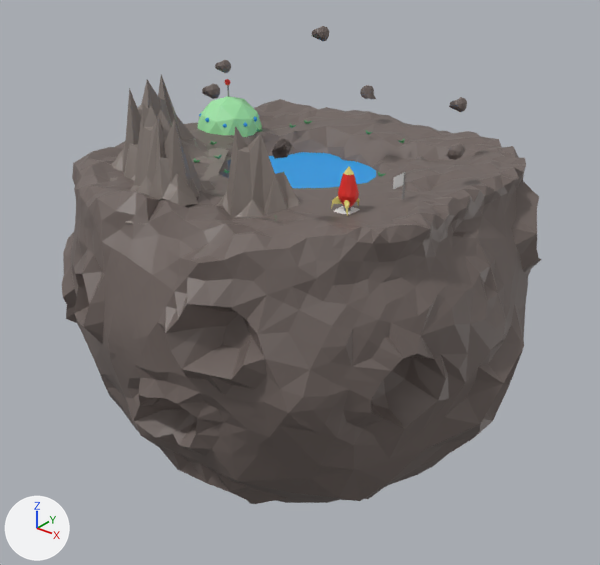
One commit to the glTF model Moon.glb: the scene before it, then after it.
Rendered twice from a 50 mm camera at (55.0, -69.8, 35.6) aimed at (-0.1, -0.9, -7.1). The axes (+X, +Y, +Z) are drawn at lower left. The lights are the same throughout. Where no turn or scale is listed for an object, it has been applied to the vertices.
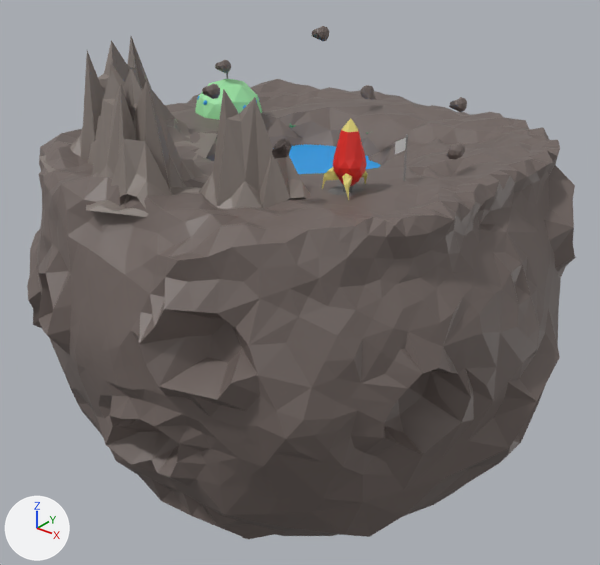
The change, as JSON lines over the scene's bpy script:
```json
{"op": "set", "path": "ob_icosphere.scale", "old": "(-28.0, -28.0, -28.0)", "new": "(-31.8, -31.8, -31.8)"}
{"op": "set", "path": "ob_water.location", "old": "(-0.4, 0.8, 5.1)", "new": "(-0.4, 0.8, 5.9)"}
{"op": "set", "path": "ob_mountains.location", "old": "(-8.8, -10.6, 5.2)", "new": "(-9.8, -13.2, 6.5)"}
{"op": "set", "path": "ob_mountains.scale", "old": "(-8.66, -8.66, -8.66)", "new": "(-10.9, -10.9, -10.9)"}
{"op": "remove", "block": "ob_icosphere_009", "code": ["ob_icosphere_009 = bpy.data.objects.new('Icosphere.009', me_icosphere_009)", "ob_icosphere_009.location = (13.0, -10.2, 9.5)"]}
{"op": "remove", "block": "ob_cone_001", "code": ["ob_cone_001 = bpy.data.objects.new('Cone.001', me_cone_002)", "ob_cone_001.location = (13.6, -11.1, 8.4)"]}
{"op": "remove", "block": "ob_cone_002", "code": ["ob_cone_002 = bpy.data.objects.new('Cone.002', me_cone_003)", "ob_cone_002.location = (11.9, -10.6, 8.4)"]}
{"op": "remove", "block": "ob_icosphere_011", "code": ["ob_icosphere_011 = bpy.data.objects.new('Icosphere.011', me_icosphere_013)", "ob_icosphere_011.location = (-16.3, 5.1, 7.2)"]}
{"op": "set", "path": "ob_icosphere_022.location", "old": "(-12.8, 4.2, 8.6)", "new": "(-12.8, 4.2, 10.7)"}
{"op": "set", "path": "ob_icosphere_022.scale", "old": "(-0.293, -0.293, -0.293)", "new": "(-0.301, -0.301, -0.301)"}
{"op": "set", "path": "ob_mountains_001.location", "old": "(-2.7, -12.5, 4.3)", "new": "(-2.7, -14.7, 6.4)"}
{"op": "set", "path": "ob_mountains_001.scale", "old": "(-8.66, -8.66, -8.66)", "new": "(-10.3, -10.3, -10.3)"}
```

Boxes (x1, y1, x2, y2) around the edits, measured in the pictures (600 x 565 px):
```json
{"object": "Icosphere", "change": "rescaled", "before": [62, 99, 542, 504], "after": [27, 79, 576, 539], "on screen": "14% wider, 14% taller"}
{"object": "Mountains.001", "change": "moved, rescaled", "before": [124, 103, 301, 224], "after": [86, 63, 311, 217], "on screen": "27% wider, 27% taller"}
{"object": "Mountains", "change": "moved, rescaled", "before": [110, 75, 229, 207], "after": [39, 36, 218, 209]}
{"object": "Water", "change": "moved", "before": [269, 152, 376, 188], "after": [289, 145, 380, 174]}
{"object": "Icosphere.011", "change": "deleted", "before": [198, 96, 262, 137], "on screen": "green"}
{"object": "Icosphere.022", "change": "moved, rescaled", "before": [243, 122, 247, 127], "after": [195, 73, 262, 120]}
{"object": "Icosphere.009", "change": "deleted", "before": [338, 167, 359, 207], "on screen": "red"}
{"object": "Cone.002", "change": "deleted", "before": [331, 196, 341, 209]}
{"object": "Cone.001", "change": "deleted", "before": [344, 200, 350, 216]}
{"object": "Plane", "change": "unchanged, uncovered by the edit", "before": [334, 206, 360, 214], "after": [322, 118, 367, 200]}
```
